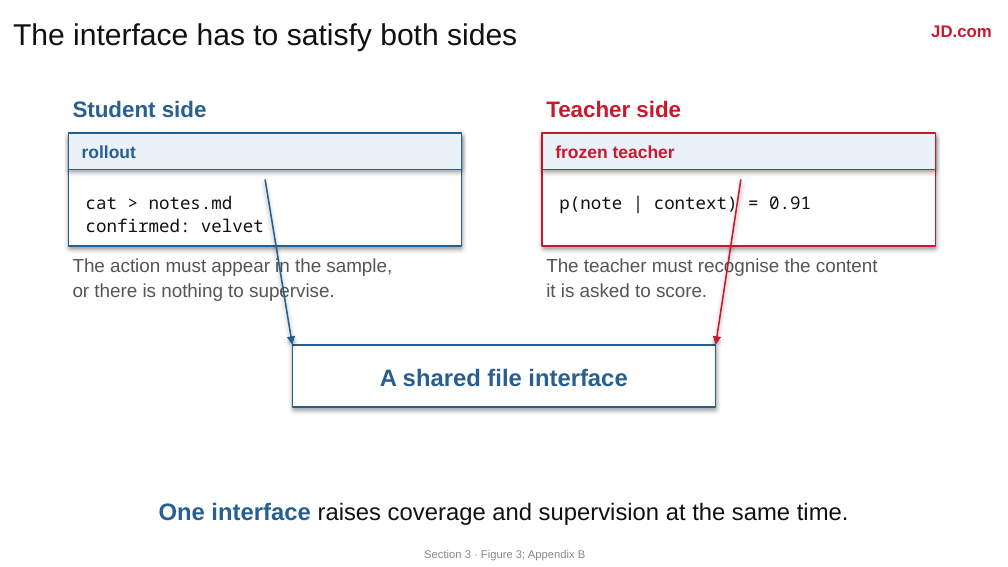
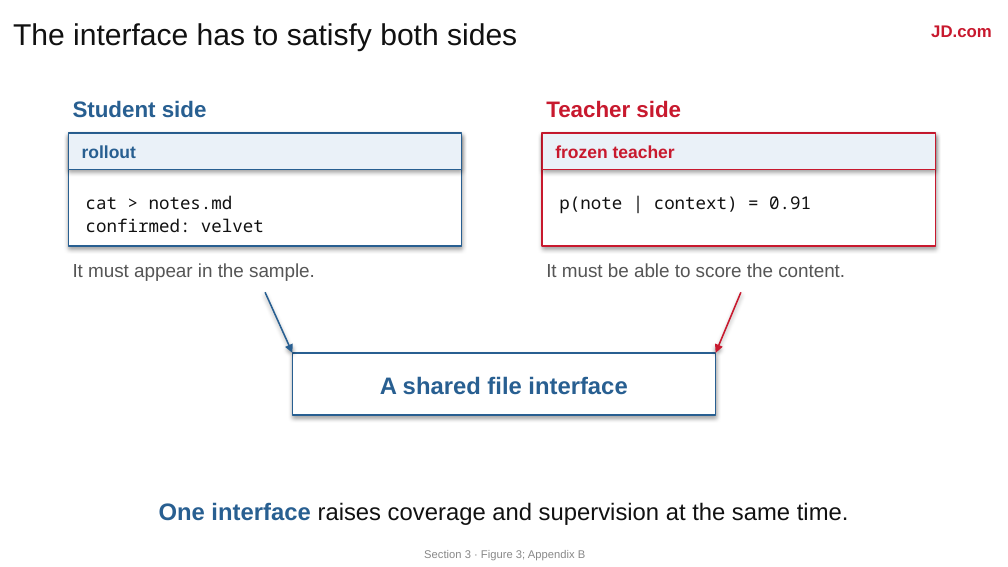
Before and after one commit to liruiluo/agentmemorygym-v2, a slide deck: slide 3 of assets/slides/campii-slides.pptx. Drawn at 1008x567 pixels with LibreOffice and Linux fonts; fonts in the diff are those of the drawing. Boxes give left, top, right and bottom in pixels: in the first picture for what was removed or moved away, otherwise in the second. Text is boxed around its words. In the diff, an @@ line names an element or a change of style, - is before the commit and + after.

Commit message:
Slide polish: the two-sided slide, the environment list and the cost formula
The two captions on slide 3 sat on top of the arrows, the fifth environment row on slide 5 was covered by the
closing line, and the cost formula used subscript glyphs the renderer did not have.

```diff
--- a/assets/slides/campii-slides.pptx
+++ b/assets/slides/campii-slides.pptx
@@ text at [73, 263, 315, 281]: text changed @@
-The action must appear in the sample,
-or there is nothing to supervise.
+It must appear in the sample.
@@ text at [546, 263, 845, 277]: text changed @@
-The teacher must recognise the content
-it is asked to score.
+It must be able to score the content.
@@ arrow moved from (265, 179) - (292, 345) to (265, 292) - (292, 353) @@
@@ arrow moved from (741, 179) - (716, 345) to (741, 292) - (716, 353) @@
@@ rectangle: place and size @@
-rectangle at [292, 345, 716, 407]
+rectangle at [292, 353, 716, 415]
@@ text "A shared file interface": place and size @@
-text "A shared file interface" at [380, 368, 627, 387]
+text "A shared file interface" at [380, 376, 627, 395]
```
Also in this commit, not shown: 2 other slides changed, 2 other files.
